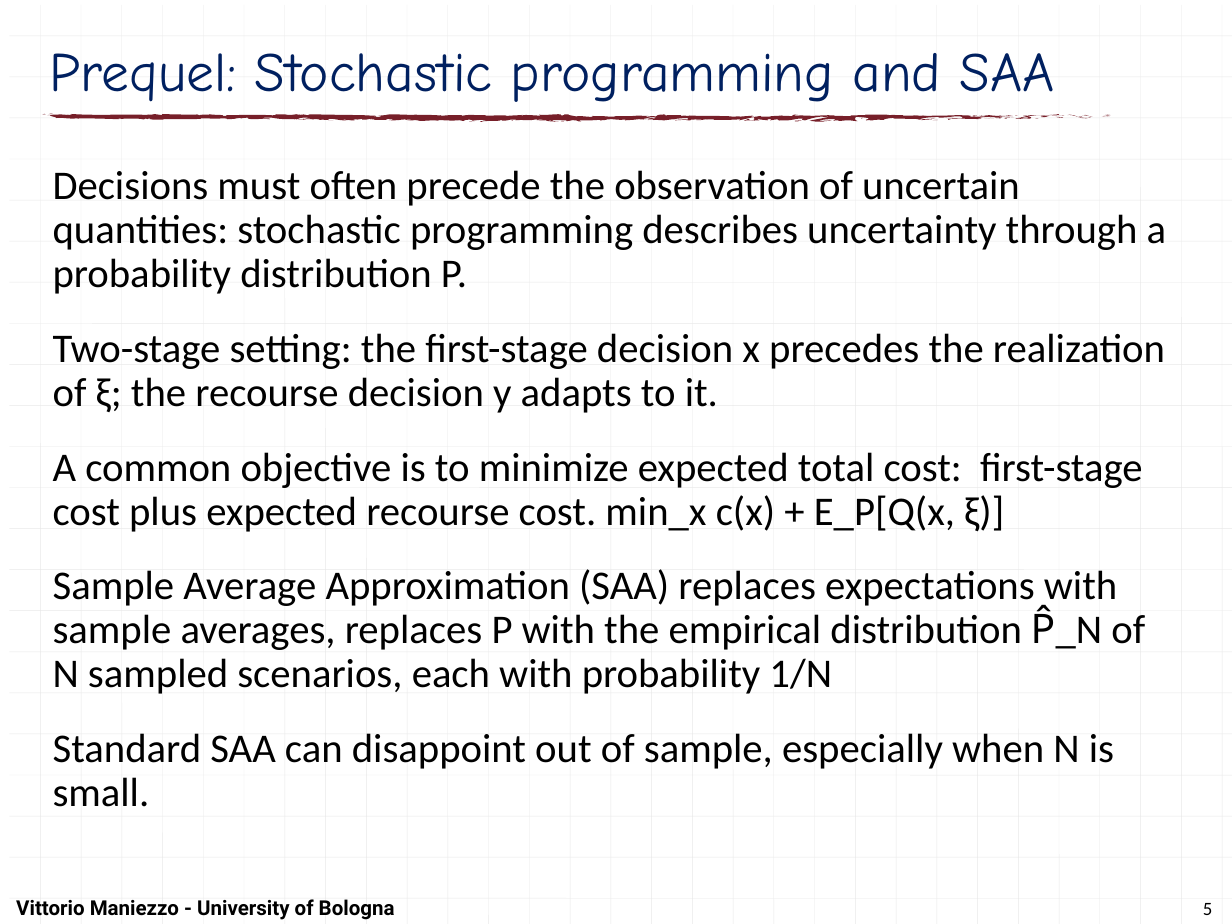
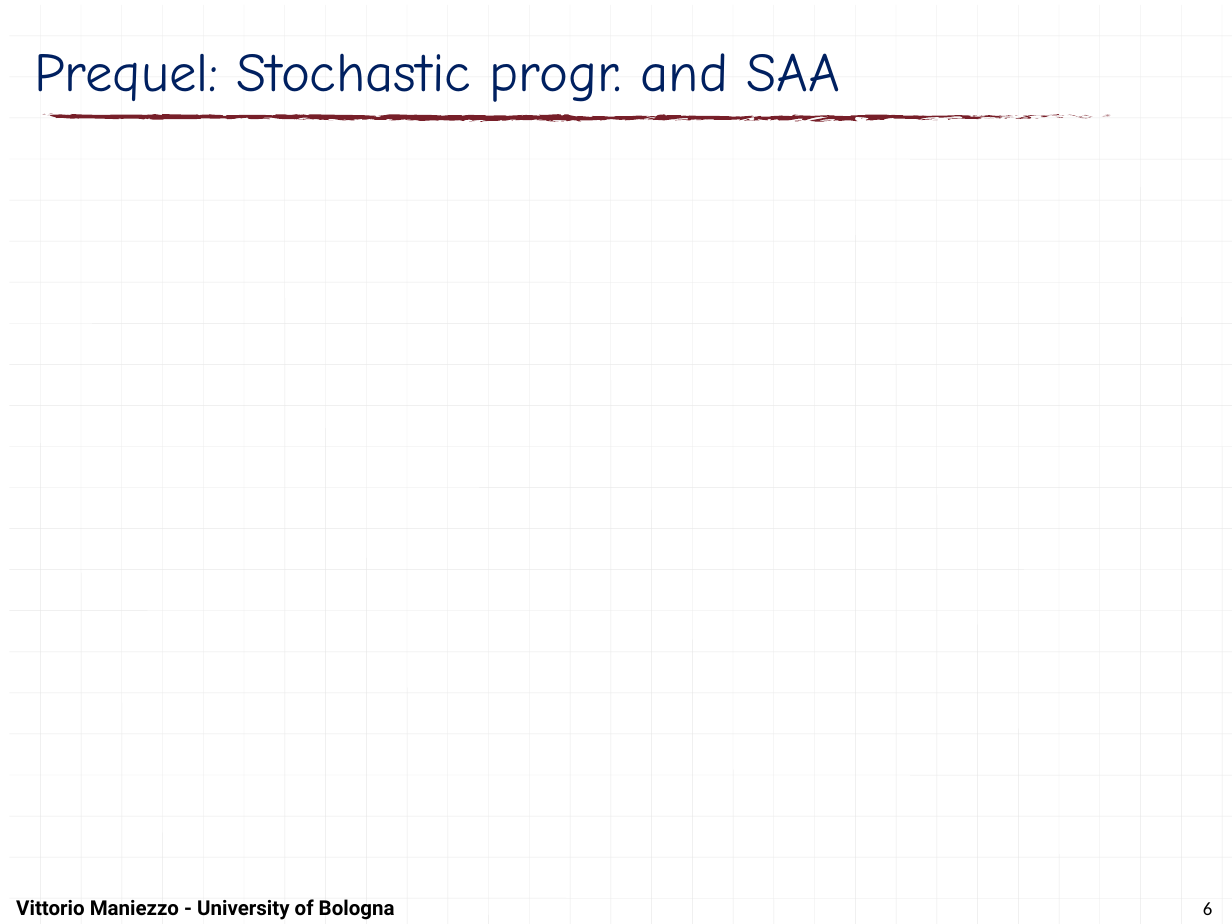
Before and after one commit to maniezzo/GDOforecast, a slide deck: slide 6 of doc/Schedulingseminar/schedulingSeminarXdock.pptx (slide 5 before the commit). Drawn at 1232x924 pixels with LibreOffice and Linux fonts; fonts in the diff are those of the drawing; grey boxes stand for pictures. Boxes give left, top, right and bottom in pixels: in the first picture for what was removed or moved away, otherwise in the second. Text is boxed around its words. In the diff, an @@ line names an element or a change of style, - is before the commit and + after.

```diff
--- a/doc/Schedulingseminar/schedulingSeminarXdock.pptx
+++ b/doc/Schedulingseminar/schedulingSeminarXdock.pptx
@@ title at [34, 53, 840, 102]: text changed; size 32.4 to 32 pt @@
-Prequel: Stochastic programming and SAA
+Prequel: Stochastic progr. and SAA
@@ text removed at [53, 170, 1167, 807] @@
-Decisions must often precede the observation of uncertain quantities: stochastic programming describes uncertainty through a probability distribution P.
-Two-stage setting: the first-stage decision x precedes the realization of ξ; the recourse decision y adapts to it.
-A common objective is to minimize expected total cost: first-stage cost plus expected recourse cost. min_x c(x) + E_P[Q(x, ξ)]
-Sample Average Approximation (SAA) replaces expectations with sample averages, replaces P with the empirical distribution P̂_N of N sampled scenarios, each with probability 1/N
-Standard SAA can disappoint out of sample, especially when N is small.
@@ page number at [1203, 902, 1213, 915]: text changed @@
-5
+6
```
Also in this commit, not shown: 26 other slides changed, 5 slides added, 1 other file.
